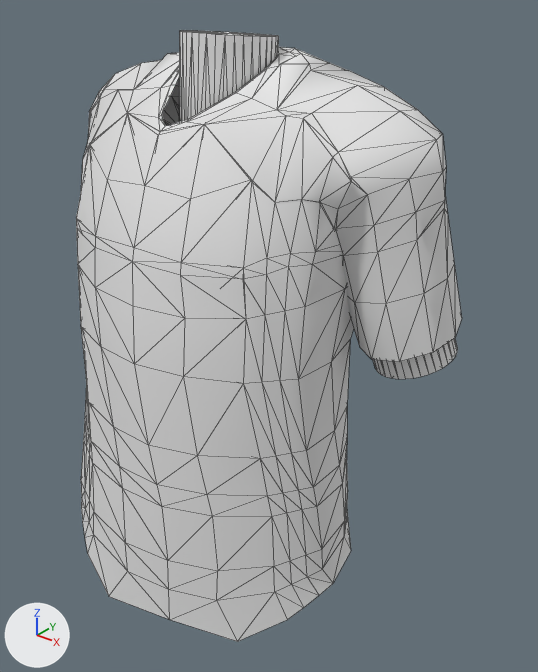
The OBJ model WebContent/models/nagb.obj, before and after one commit.
Rendered twice from a camera (50 mm lens) standing at (30.1, -34.7, 27.7) and looking at (2.6, -0.3, 6.3). Lighting does not change. The marker at lower left points along +X, +Y and +Z. Mesh edges are drawn as thin lines. Where no turn or scale is listed for an object, it has been applied to the vertices.

Names of what the first picture shows: 'nagb'.
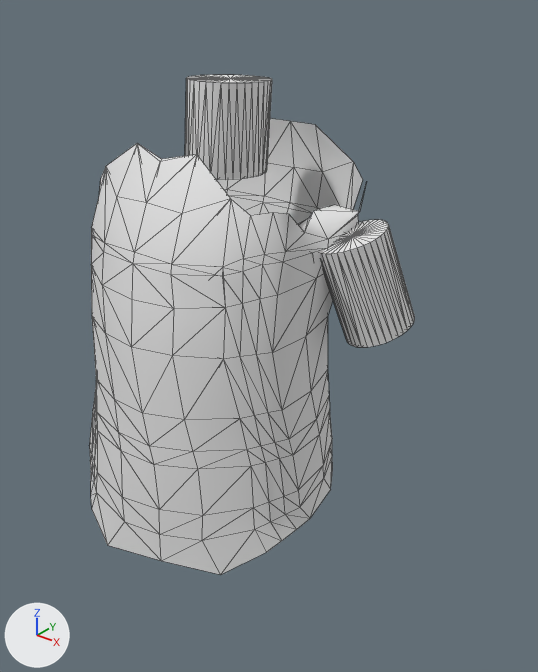
Pixel boxes (x1, y1, x2, y2) of what changed, in the pictures (538 x 672 px; the box of a moved part takes in the faces that stretch with it):
'nagb', reshaped (16% narrower, 18% shorter): before (76, 30, 462, 642); after (90, 75, 415, 575)
part 1 of me_nagb, moved or reshaped: before (179, 30, 279, 125); after (185, 75, 272, 179)
part 2 of me_nagb, moved or reshaped: before (373, 338, 458, 379); after (320, 220, 415, 347)
part 3 of me_nagb, moved or reshaped: before (76, 113, 354, 642); after (90, 118, 366, 575)
part 4 of me_nagb, deleted: before (84, 46, 462, 362)

Diff of the bpy script that builds the scene:
```diff
--- a/WebContent/models/nagb.obj.py
+++ b/WebContent/models/nagb.obj.py
@@ me_nagb @@
 me_nagb.from_pydata(...)  # 813 vertices, 1470 faces; spans x -14.8..14.7, y -11.4..7.1, z -11.8..24.9
 # used by ob_nagb; location = (0.0, 0.0, 0.0)
+# me_nagb part 1: the loose piece of 72 vertices spanning x -2.6..3.0, y -4.1..1.9, z 17.9..24.9 is scaled about its middle by (0.796, 1, 0.796), then moved by (0.0, 0.0, -1.7), in mat_male01_mesh1_002_mesh1_geometry_male_02_1nocullingid_male_02_1noculling_jp_group3_group2sg11 (white #e7e7e7)
+# me_nagb part 2: the loose piece of 72 vertices spanning x 8.0..14.7, y -2.3..4.0, z 6.5..15.4 is scaled about its middle by (0.796, 1, 0.796), then moved by (-2.3, 0.0, 0.4), in mat_male01_mesh1_002_mesh1_geometry_male_02_1nocullingid_male_02_1noculling_jp_group3_group2sg11 (white #e7e7e7)
+# me_nagb part 3: the loose piece of 368 vertices spanning x -9.9..10.0, y -11.4..5.2, z -11.8..20.8 is scaled about its middle by (0.796, 1, 0.796), then moved by (0.0, 0.0, 1.7), in mat_group3_group2_pcylinder1sg11 (white #e7e7e7)
+# me_nagb part 4: the loose piece of 229 vertices spanning x -14.7..14.7, y -6.9..7.1, z 8.0..24.1 is deleted
 me_nagb.materials.append(mat_male01_mesh1_002_mesh1_geometry_male_02_1nocullingid_male_02_1noculling_jp_group3_group2sg11)
```
